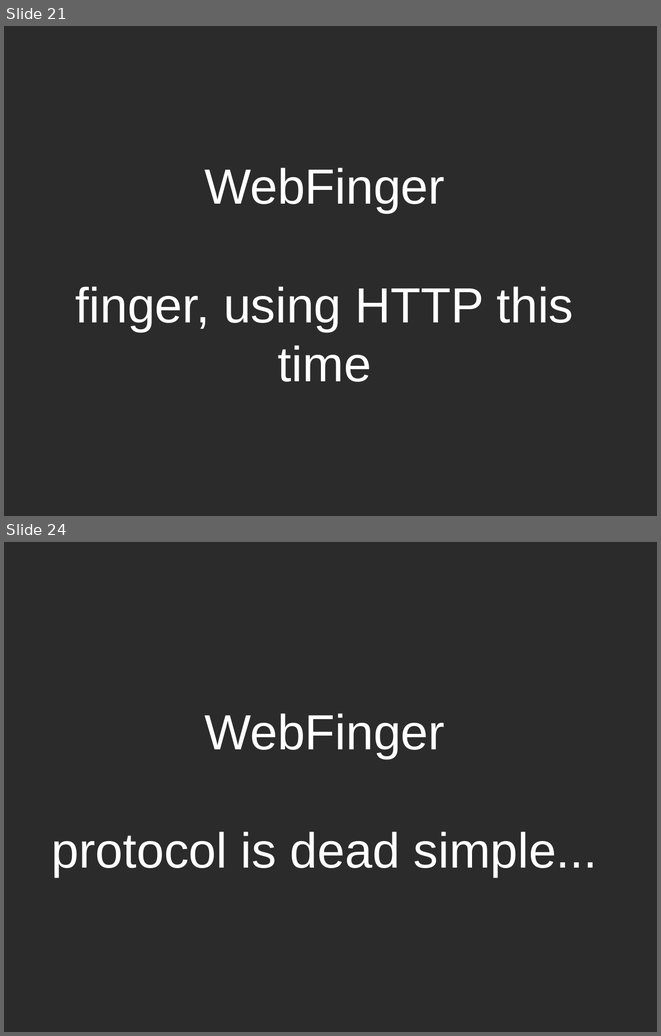
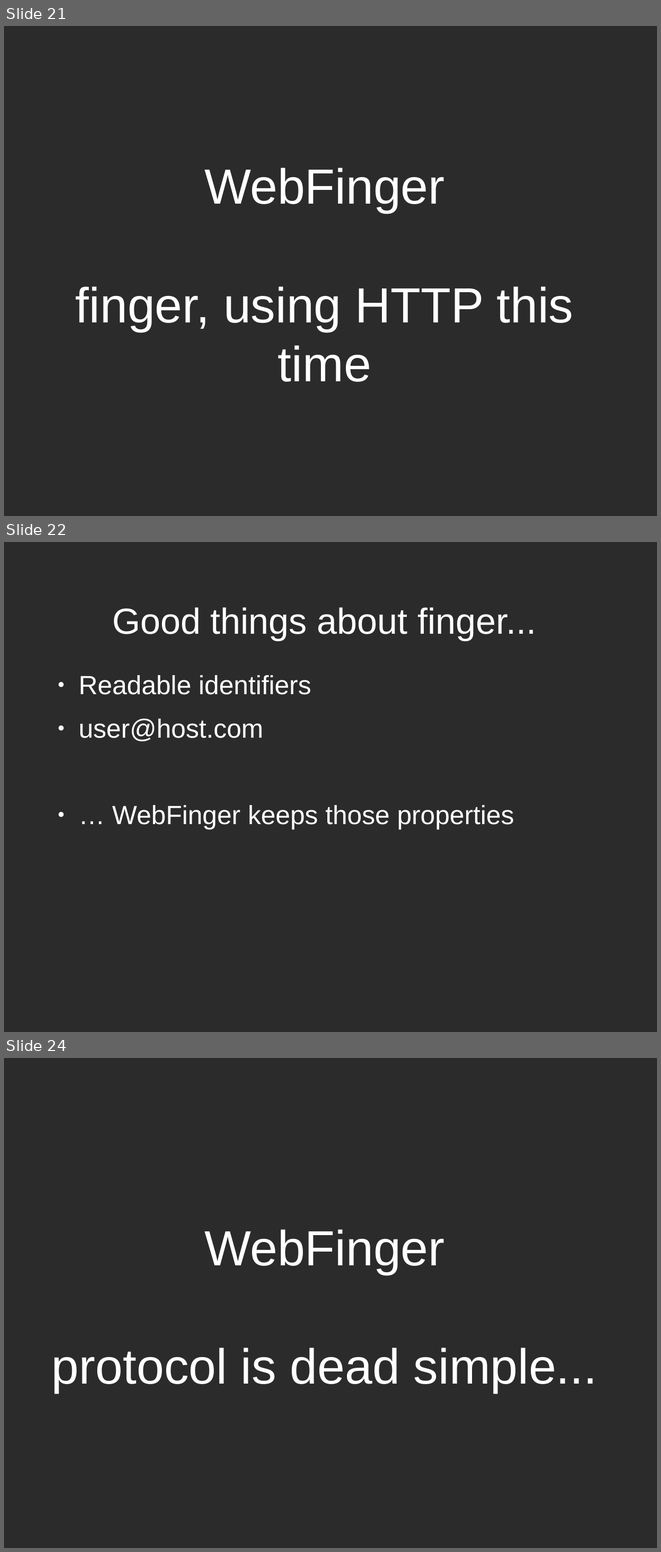
Before and after one commit to bradfitz/talk-gluecon-2010, a slide deck: webfinger.odp. Shown one above the other, each under a label of ours: slides 21 and 24 before the commit, slides 21, 22 and 24 after it; the slides between them are not shown. The pictures are 661x1036 and 661x1552 pixels, drawn with LibreOffice and Linux fonts; fonts in the diff are those of the drawing; background and template pictures are left out; a plain dark background stands for a picture behind light text. Boxes give left, top, right and bottom in pixels: in the first picture for what was removed or moved away, otherwise in the second. Text is boxed around its words. In the diff, an @@ line names an element or a change of style, - is before the commit and + after.

```diff
--- a/webfinger.odp
+++ b/webfinger.odp
@@ slide 22 added at (4,542,657,1032), background picture (left out) @@
@@ title added at (112,607,537,641), 44 pt, text #FFFFFF @@
+Good things about finger...
@@ text added at (79,675,514,829), 32 pt, text #FFFFFF @@
+● Readable identifiers
+● user@host.com
+● … WebFinger keeps those properties
```
Also in this commit, not shown: 5 slides changed, 12 other slides added.
